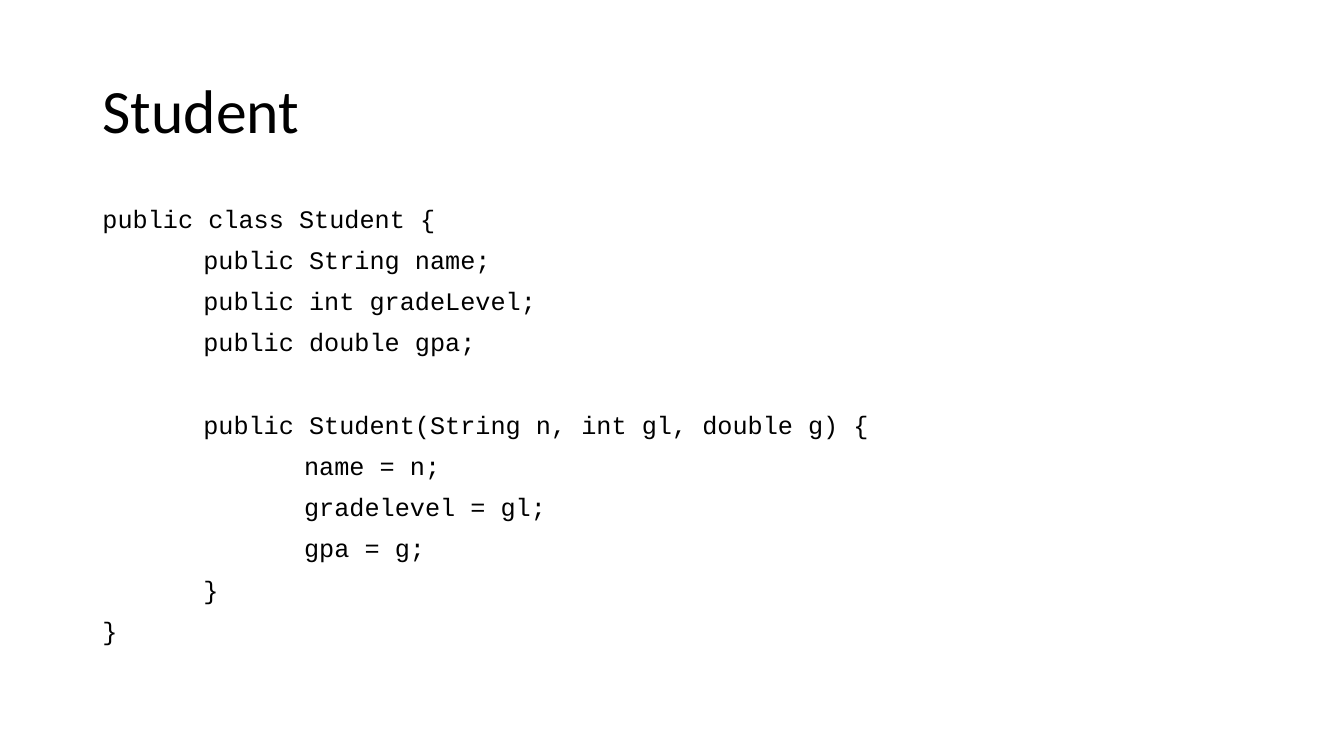
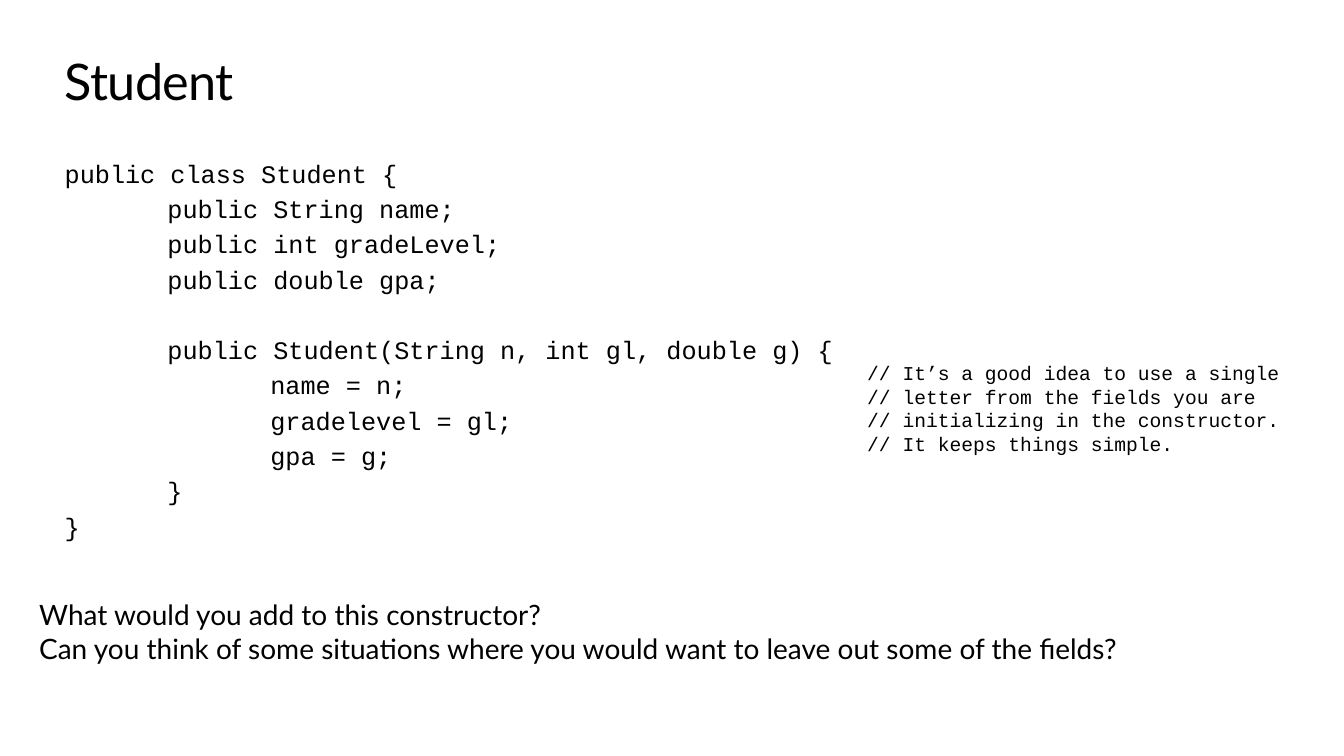
Before and after one commit to TEALSK12/apcsa-public, a slide deck: slide 64 of curriculum/Unit5/Unit5.pptx (slide 53 before the commit). Drawn at 1344x756 pixels with LibreOffice and Linux fonts; fonts in the diff are those of the drawing; background and template pictures are left out. Boxes give left, top, right and bottom in pixels: in the first picture for what was removed or moved away, otherwise in the second. Text is boxed around its words. In the diff, an @@ line names an element or a change of style, - is before the commit and + after.

```diff
--- a/curriculum/Unit5/Unit5.pptx
+++ b/curriculum/Unit5/Unit5.pptx
@@ title "Student": place and size @@
-title "Student" at [102, 90, 299, 134]
+title "Student" at [65, 63, 234, 101]
@@ title "Student" at [65, 63, 234, 101]: size 44 to 36 pt, font Calibri to Lato, letter spacing 0 to -0.5 pt; line spacing 0.9 to 1; vertical alignment middle to top @@
@@ text "public class Student {": place and size @@
-text "public class Student {" at [102, 209, 838, 563]
+text "public class Student {" at [65, 164, 802, 471]
@@ text "public class Student {" at [65, 164, 802, 471]: line spacing 0.9 to 1; less space between paragraphs @@
@@ text added at [903, 366, 1280, 455], 14 pt, text #000000 @@
+// It’s a good idea to use a single
+// letter from the fields you are
+// initializing in the constructor.
+// It keeps things simple.
@@ text added at [39, 604, 1116, 664], 20 pt, text #000000 @@
+What would you add to this constructor?
+Can you think of some situations where you would want to leave out some of the fields?
```
Also in this commit, not shown: 48 other slides changed, 33 slides added, 1 slide removed, 4 other files.
